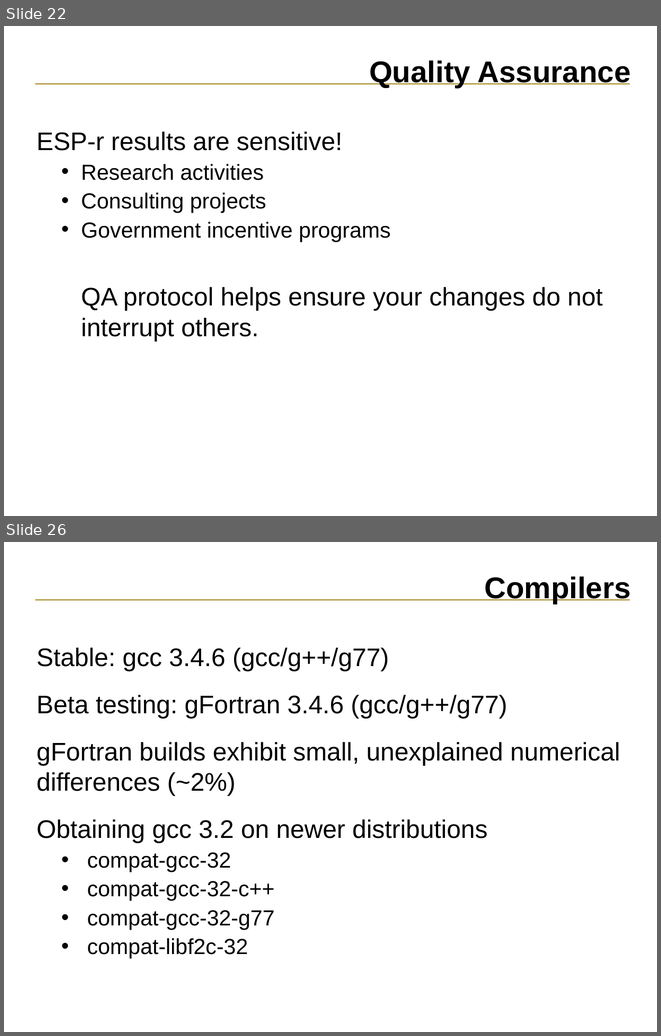
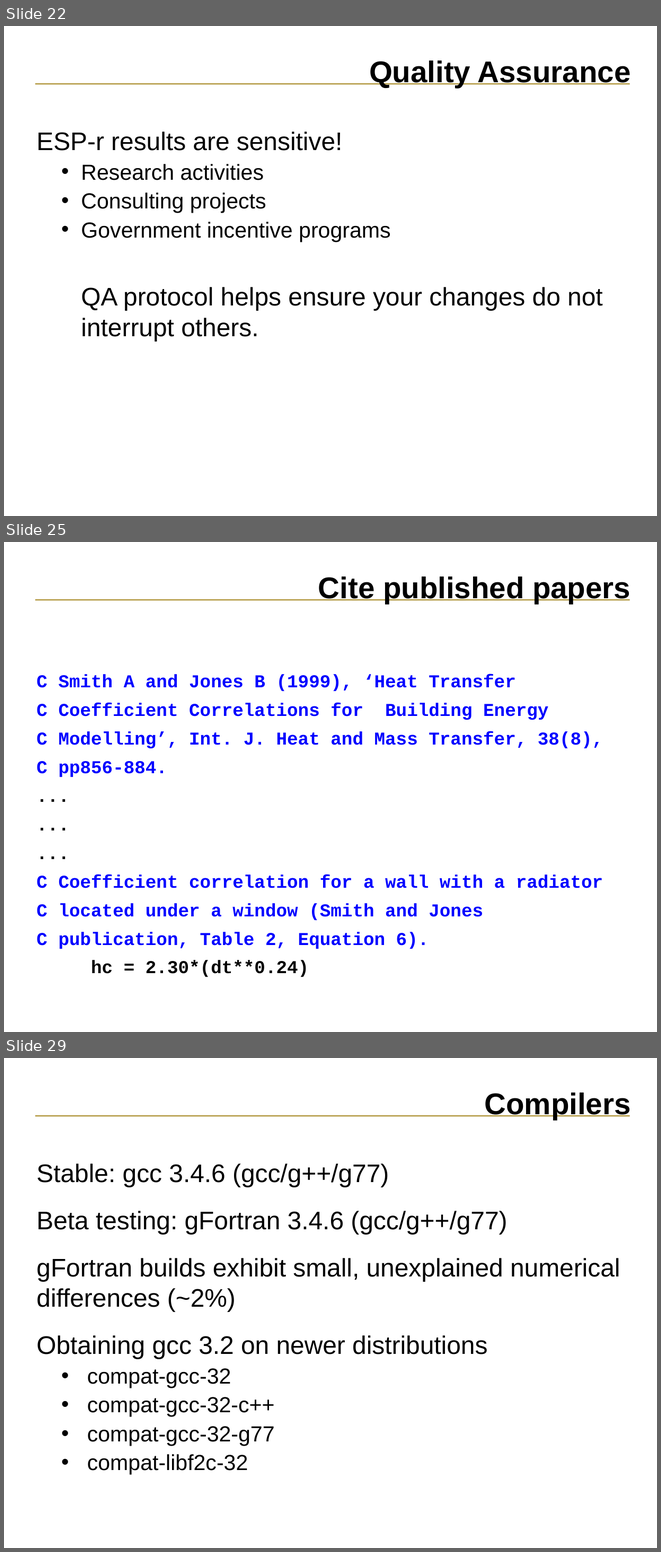
Before and after one commit to ESP-rCommunity/ESPrExtras, a slide deck: training/NRCan_course_materials/svn_tutorial/ESP-r_source_code.ppt. Shown one above the other, each under a label of ours: slides 22 and 26 before the commit, slides 22, 25 and 29 after it; the slides between them are not shown. The pictures are 661x1036 and 661x1552 pixels, drawn with LibreOffice and Linux fonts; fonts in the diff are those of the drawing. Boxes give left, top, right and bottom in pixels: in the first picture for what was removed or moved away, otherwise in the second. Text is boxed around its words. In the diff, an @@ line names an element or a change of style, - is before the commit and + after.

```diff
--- a/training/NRCan_course_materials/svn_tutorial/ESP-r_source_code.ppt
+++ b/training/NRCan_course_materials/svn_tutorial/ESP-r_source_code.ppt
@@ slide 25 added at <box>4,542,657,1032</box>, background #FFFFFF; not listed: 1 template element that a slide beside it also shows @@
@@ title added at <box>318,576,630,603</box>, 33 pt, text #000000, bold @@
+Cite published papers
@@ text added at <box>36,674,603,977</box>, 20 pt, text #0000FF, bold @@
+C Smith A and Jones B (1999), ‘Heat Transfer
+C Coefficient Correlations for Building Energy
+C Modelling’, Int. J. Heat and Mass Transfer, 38(8),
+C pp856-884.
+...
+...
+...
+C Coefficient correlation for a wall with a radiator
+C located under a window (Smith and Jones
+C publication, Table 2, Equation 6).
+hc = 2.30*(dt**0.24)
@@ what was slide 26 is now slide 29 @@
```
Also in this commit, not shown: 3 slides changed, 2 other slides added.
